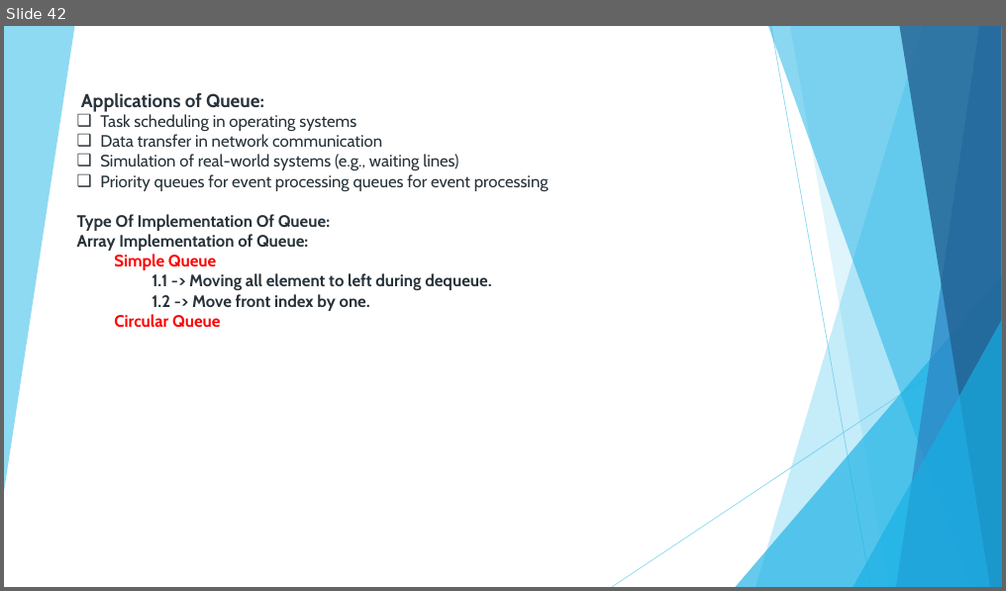
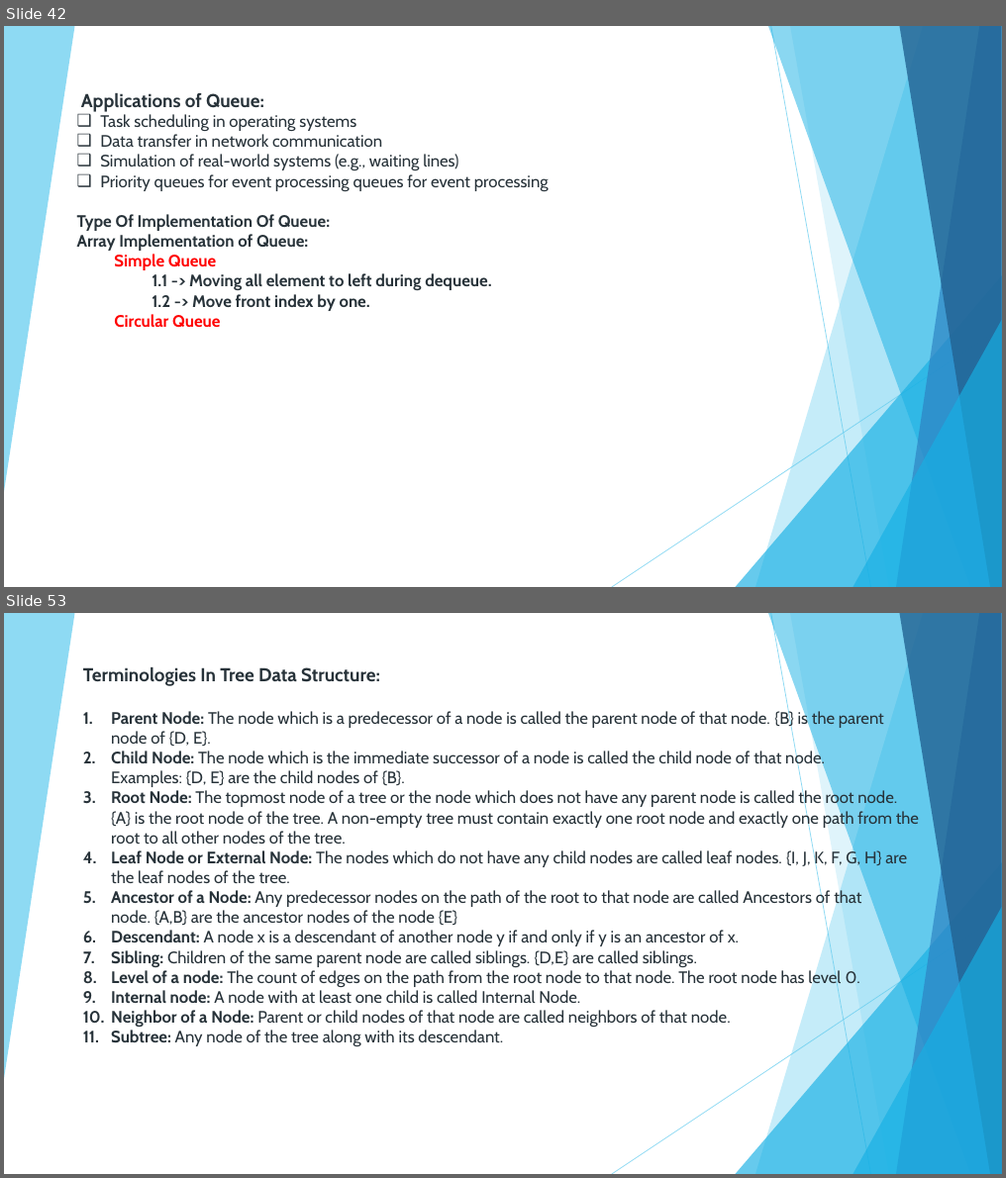
Before and after one commit to nandhakumargit/dsa, a slide deck: Notes/Data Structure and Algorithms.pptx. Shown one above the other, each under a label of ours: slide 42 before the commit, slides 42 and 53 after it; the slides between them are not shown. The pictures are 1006x591 and 1006x1178 pixels, drawn with LibreOffice and Linux fonts; fonts in the diff are those of the drawing. Boxes give left, top, right and bottom in pixels: in the first picture for what was removed or moved away, otherwise in the second. Text is boxed around its words. In the diff, an @@ line names an element or a change of style, - is before the commit and + after.

```diff
--- a/Notes/Data Structure and Algorithms.pptx
+++ b/Notes/Data Structure and Algorithms.pptx
@@ slide 53 added at [4, 613, 1002, 1174], background #FFFFFF; not listed: 10 template elements that a slide beside it also shows @@
@@ text added at [83, 667, 919, 1047], 16 pt, text #273239 @@
+Terminologies In Tree Data Structure:
+1. Parent Node: The node which is a predecessor of a node is called the parent node of that node. {B} is the parent node of {D, E}.
+2. Child Node: The node which is the immediate successor of a node is called the child node of that node. Examples: {D, E} are the child nodes of {B}.
+3. Root Node: The topmost node of a tree or the node which does not have any parent node is called the root node. {A} is the root node of the tree. A non-empty tree must contain exactly one root node and exactly one path from the root to all other nodes of the tree.
+4. Leaf Node or External Node: The nodes which do not have any child nodes are called leaf nodes. {I, J, K, F, G, H} are the leaf nodes of the tree.
+5. Ancestor of a Node: Any predecessor nodes on the path of the root to that node are called Ancestors of that node. {A,B} are the ancestor nodes of the node {E}
+6. Descendant: A node x is a descendant of another node y if and only if y is an ancestor of x.
+7. Sibling: Children of the same parent node are called siblings. {D,E} are called siblings.
+8. Level of a node: The count of edges on the path from the root node to that node. The root node has level 0.
+9. Internal node: A node with at least one child is called Internal Node.
+10. Neighbor of a Node: Parent or child nodes of that node are called neighbors of that node.
+11. Subtree: Any node of the tree along with its descendant.
```
Also in this commit, not shown: 10 other slides added, 18 other files.
